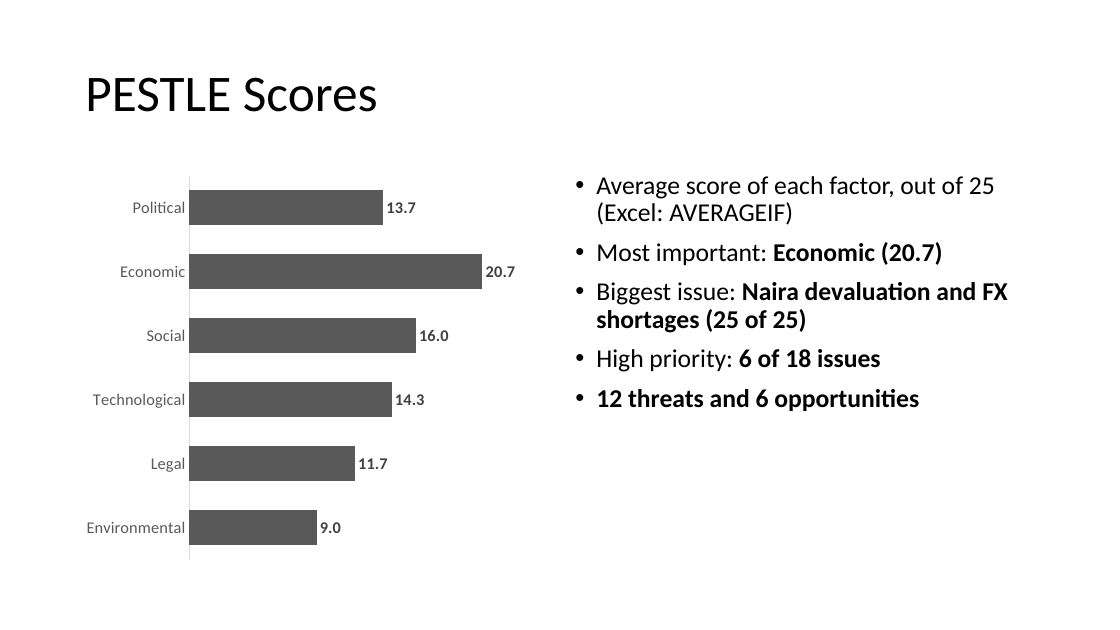
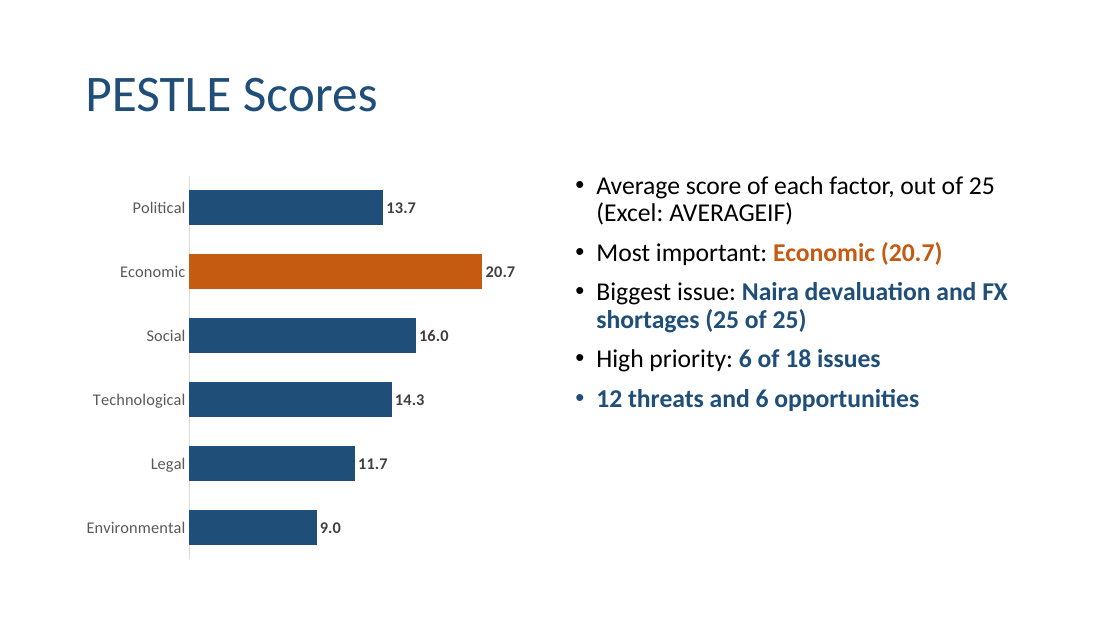
Before and after one commit to BadboyVee/BlackHoleeee, a slide deck: slide 6 of pz-analysis/PZ_Nigeria_Analysis.pptx. Drawn at 1120x630 pixels with LibreOffice and Linux fonts; fonts in the diff are those of the drawing. Boxes give left, top, right and bottom in pixels: in the first picture for what was removed or moved away, otherwise in the second. Text is boxed around its words. In the diff, an @@ line names an element or a change of style, - is before the commit and + after.

```diff
--- a/pz-analysis/PZ_Nigeria_Analysis.pptx
+++ b/pz-analysis/PZ_Nigeria_Analysis.pptx
@@ title "PESTLE Scores" at <box>85,77,378,112</box>: text colour #000000 to #1F4E79 @@
@@ bar chart at <box>77,168,554,568</box> @@
@@ colour of Series 1 #595959 to #1F4E79 @@
@@ colours of single points changed @@
@@ text at <box>596,242,1008,411</box>: text colour #000000 to #C55A11 in "Economic (20.7)"; text colour #000000 to #1F4E79 in "Naira devaluation and FX shortages (25 of ...", "6 of 18 issues", "12 threats and 6 opportunities" @@
```
Also in this commit, not shown: 14 other slides changed, 3 other files.
